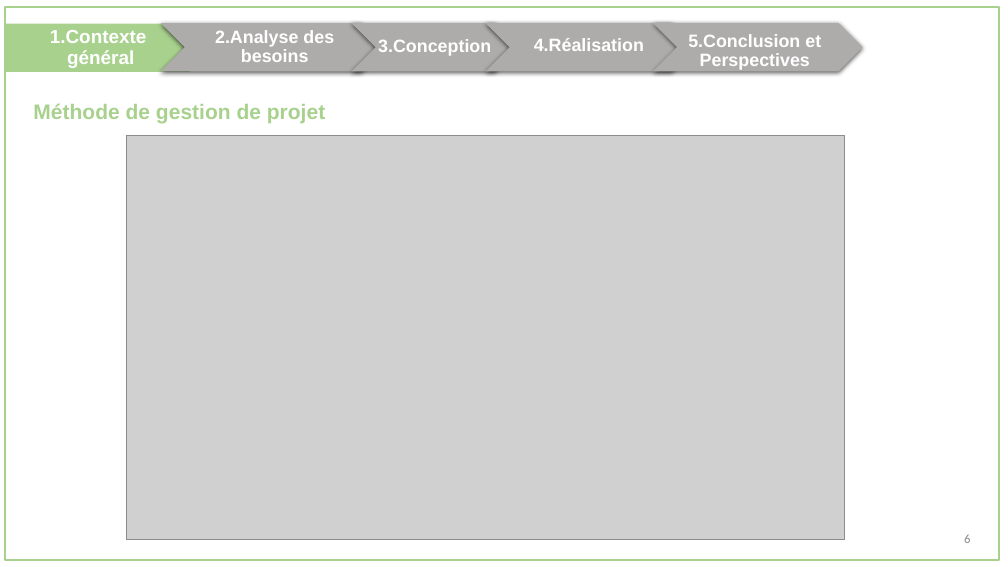
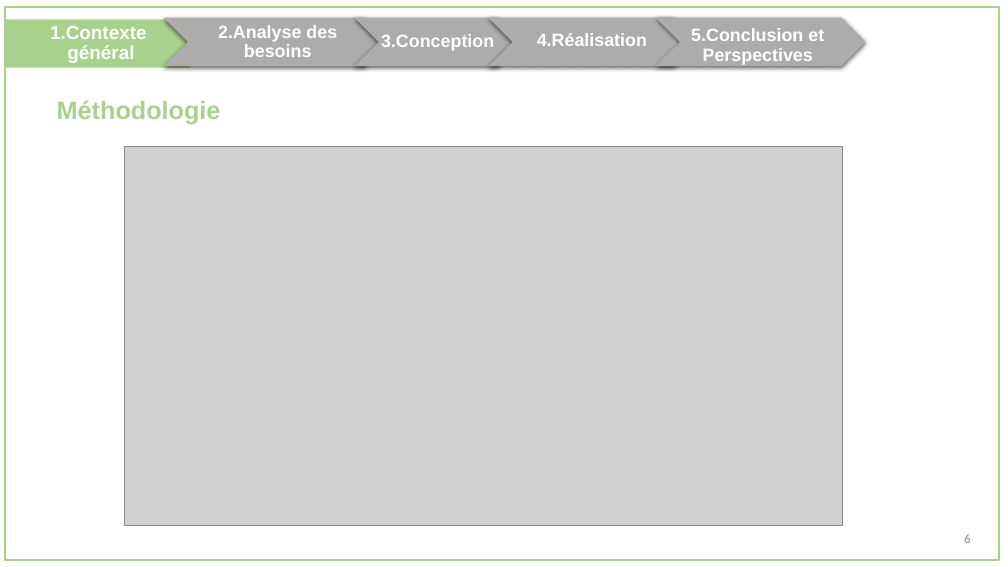
Before and after one commit to oussema1-hub/Rapport-Conception, a slide deck: slide 8 of presentation.pptx. Drawn at 1008x567 pixels with LibreOffice and Linux fonts; fonts in the diff are those of the drawing; grey boxes stand for pictures. Boxes give left, top, right and bottom in pixels: in the first picture for what was removed or moved away, otherwise in the second. Text is boxed around its words. In the diff, an @@ line names an element or a change of style, - is before the commit and + after.

```diff
--- a/presentation.pptx
+++ b/presentation.pptx
@@ rectangle "1.Contexte": place and size @@
-rectangle "1.Contexte" at <box>5,23,190,72</box>
+rectangle "1.Contexte" at <box>6,20,191,68</box>
@@ 4 texts, 4 chevrons: place and size @@
-4 texts, 4 chevrons at <box>160,23,864,71</box>
+4 texts, 4 chevrons at <box>163,18,866,67</box>
@@ text removed at <box>33,103,325,123</box> @@
-Méthode de gestion de projet
@@ text added at <box>57,100,221,124</box>, 24 pt, text #A9D18E, bold @@
+Méthodologie
@@ picture: place and size @@
-picture at <box>126,135,845,539</box>
+picture at <box>124,147,842,526</box>
```
Also in this commit, not shown: 29 other slides changed, 2 slides removed, 1 other file.
